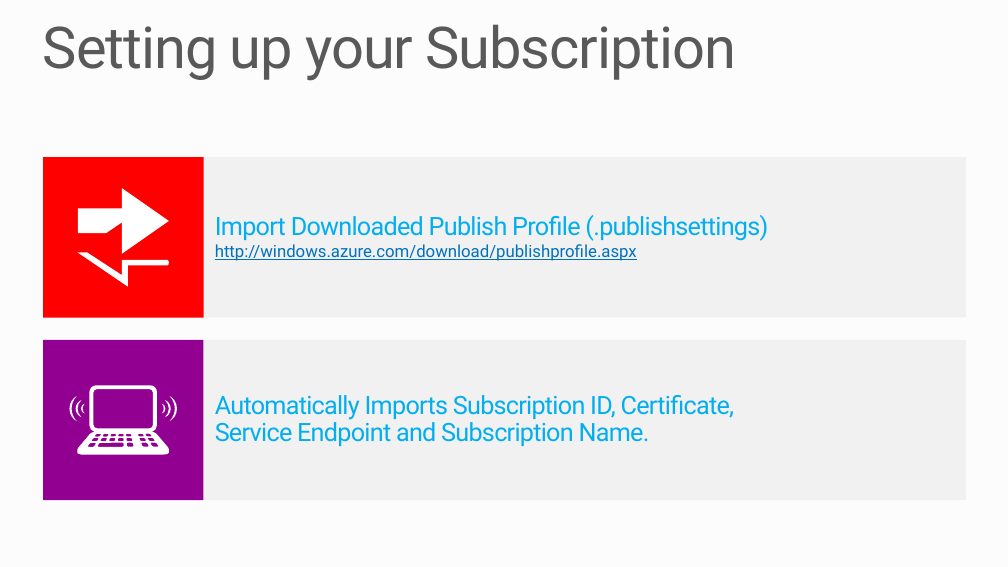
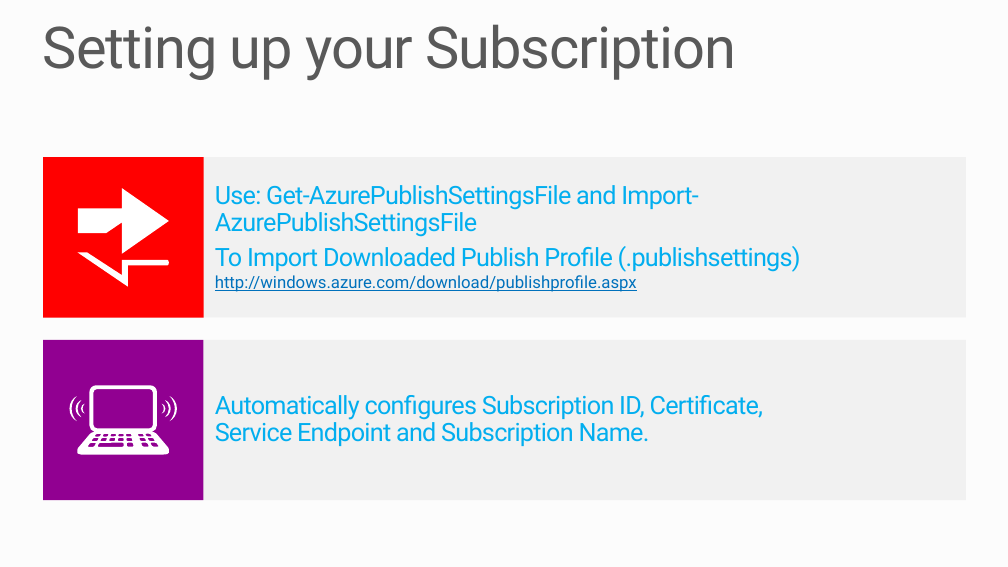
Before and after one commit to tylerd/PRESENTATION-ManagingVMsPowerShell, a slide deck: slide 4 of ManagingVMs-PowerShell.pptx. Drawn at 1008x567 pixels with LibreOffice and Linux fonts; fonts in the diff are those of the drawing; background and template pictures are left out. Boxes give left, top, right and bottom in pixels: in the first picture for what was removed or moved away, otherwise in the second. Text is boxed around its words. In the diff, an @@ line names an element or a change of style, - is before the commit and + after.

```diff
--- a/ManagingVMs-PowerShell.pptx
+++ b/ManagingVMs-PowerShell.pptx
@@ text in rectangle at bbox=[215, 185, 801, 272]: text changed @@
-Import Downloaded Publish Profile (.publishsettings)
+Use: Get-AzurePublishSettingsFile and Import-AzurePublishSettingsFile
+To Import Downloaded Publish Profile (.publishsettings)
@@ text in rectangle at bbox=[215, 395, 764, 446]: text changed @@
-Automatically Imports Subscription ID, Certificate,
-Service Endpoint and Subscription Name.
+Automatically configures Subscription ID, Certificate,
+Service Endpoint and Subscription Name.
```
